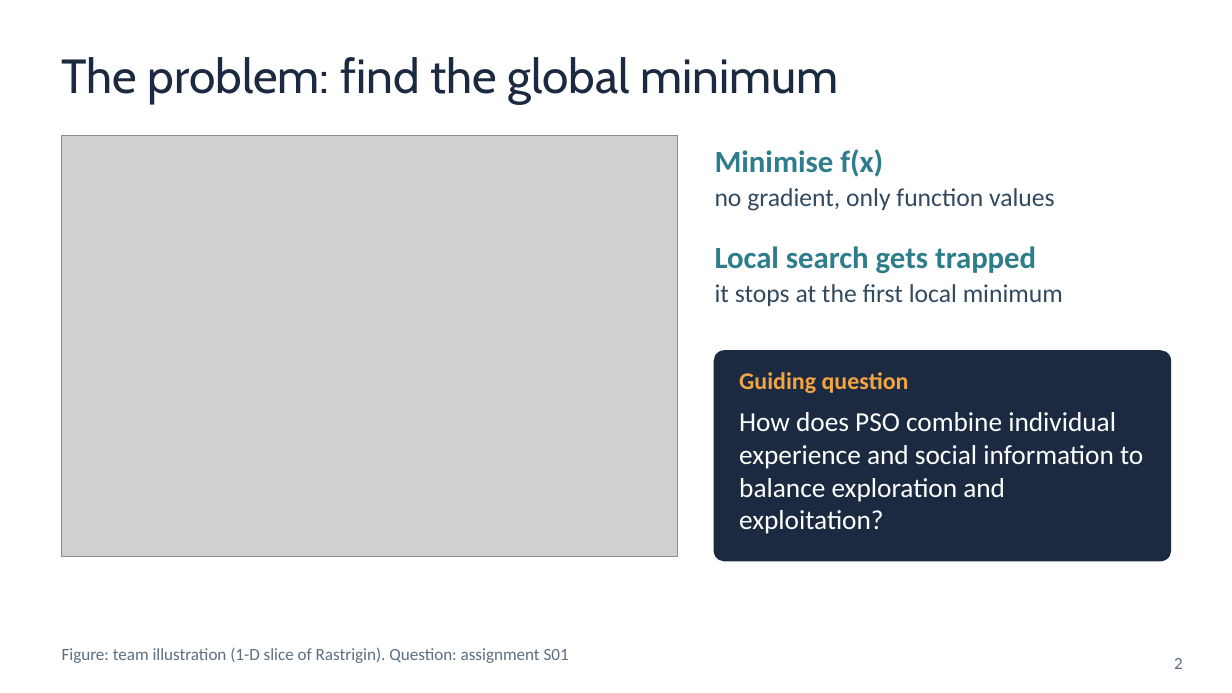
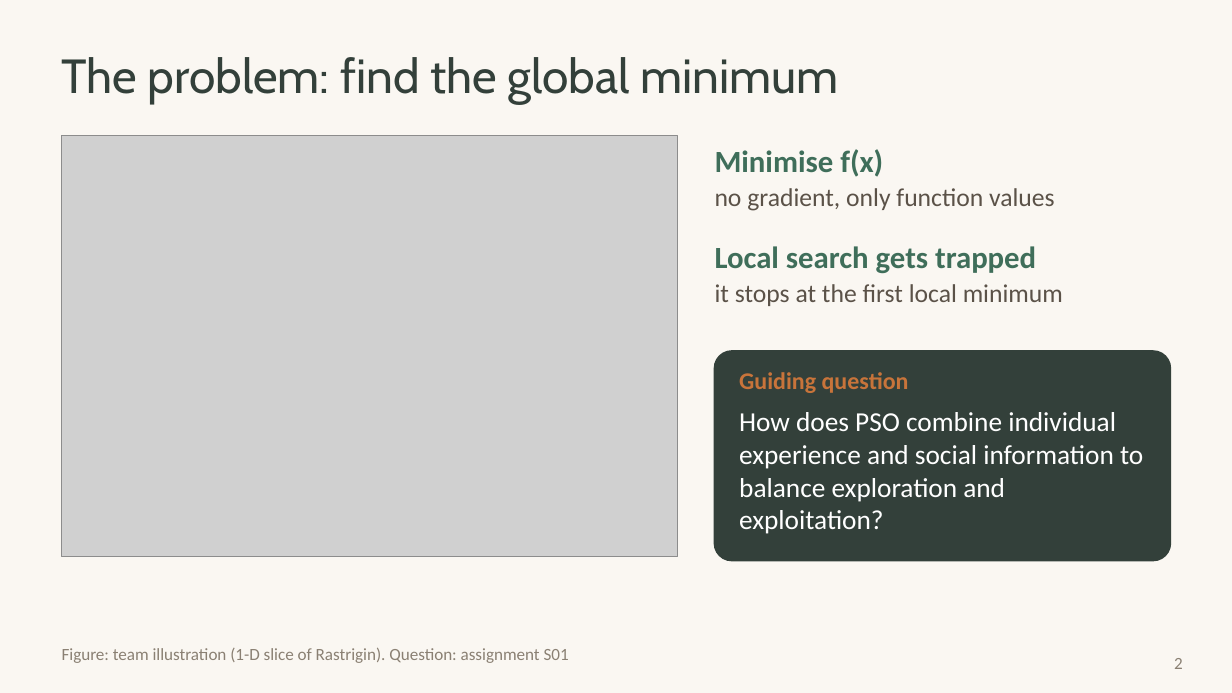
Before and after one commit to huynhhuuphucminh/Seminar-AI, a slide deck: slide 2 of slides/Slide_Seminar_PSO.pptx. Drawn at 1232x693 pixels with LibreOffice and Linux fonts; fonts in the diff are those of the drawing; grey boxes stand for pictures. Boxes give left, top, right and bottom in pixels: in the first picture for what was removed or moved away, otherwise in the second. Text is boxed around its words. In the diff, an @@ line names an element or a change of style, - is before the commit and + after.

```diff
--- a/slides/Slide_Seminar_PSO.pptx
+++ b/slides/Slide_Seminar_PSO.pptx
@@ background #FFFFFF to #FAF7F2 @@
@@ text "The problem: find the global ..." at (62, 57, 839, 104): text colour #1B2A41 to #33403A @@
@@ text "Minimise f(x)" at (715, 149, 883, 177): text colour #2E7D8C to #3F6E5A @@
@@ text "no gradient, only function values" at (715, 188, 1055, 211): text colour #324A5F to #5B5248 @@
@@ text "Local search gets trapped" at (715, 246, 1036, 273): text colour #2E7D8C to #3F6E5A @@
@@ text "it stops at the first ..." at (715, 284, 1063, 306): text colour #324A5F to #5B5248 @@
@@ rounded rectangle at (715, 351, 1170, 561): fill #1B2A41 to #33403A; outline #1B2A41 1 pt to #33403A 1 pt; proportions changed @@
@@ text "Guiding question" at (739, 372, 909, 393): text colour #F2A541 to #C8743A @@
@@ text "Figure: team illustration (1-D slice ..." at (62, 648, 569, 663): text colour #5C6F82 to #8A8073 @@
@@ page number at (1174, 658, 1183, 669): text colour #5C6F82 to #8A8073 @@
```
Also in this commit, not shown: 18 other slides changed, 8 other files.
